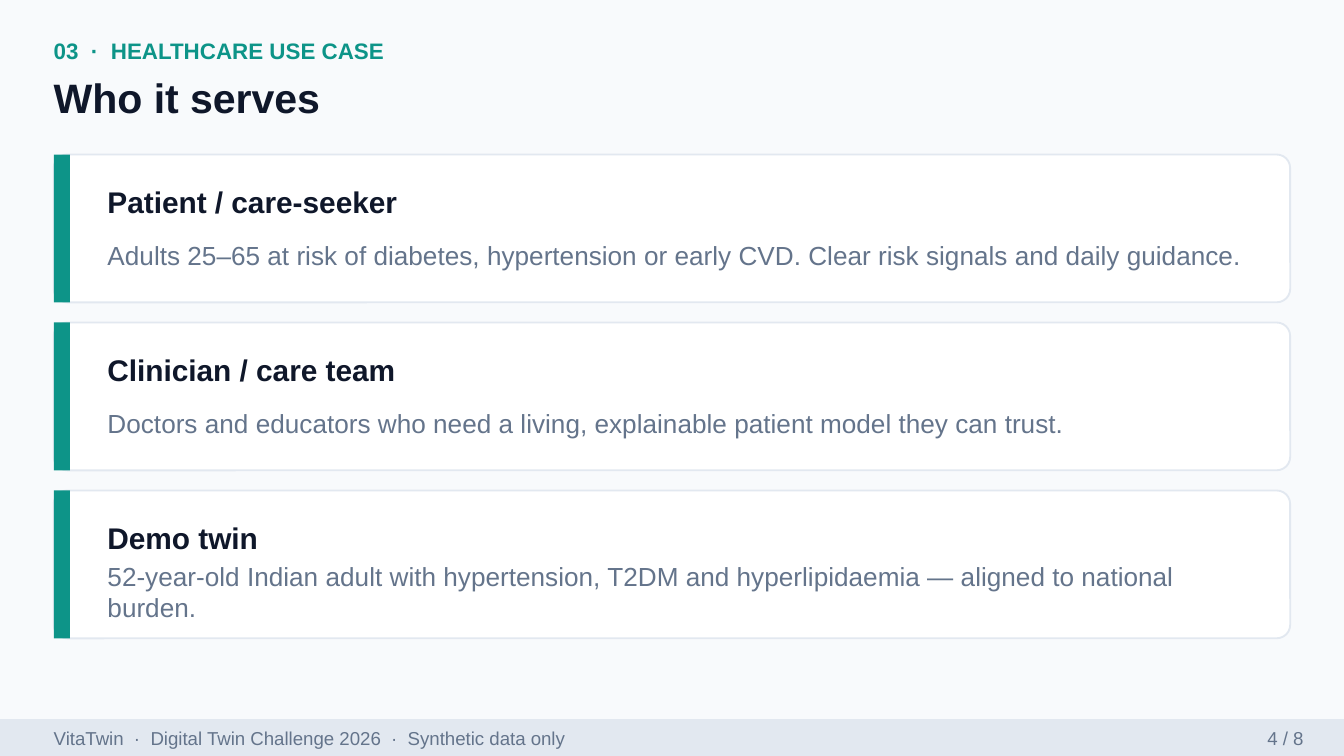
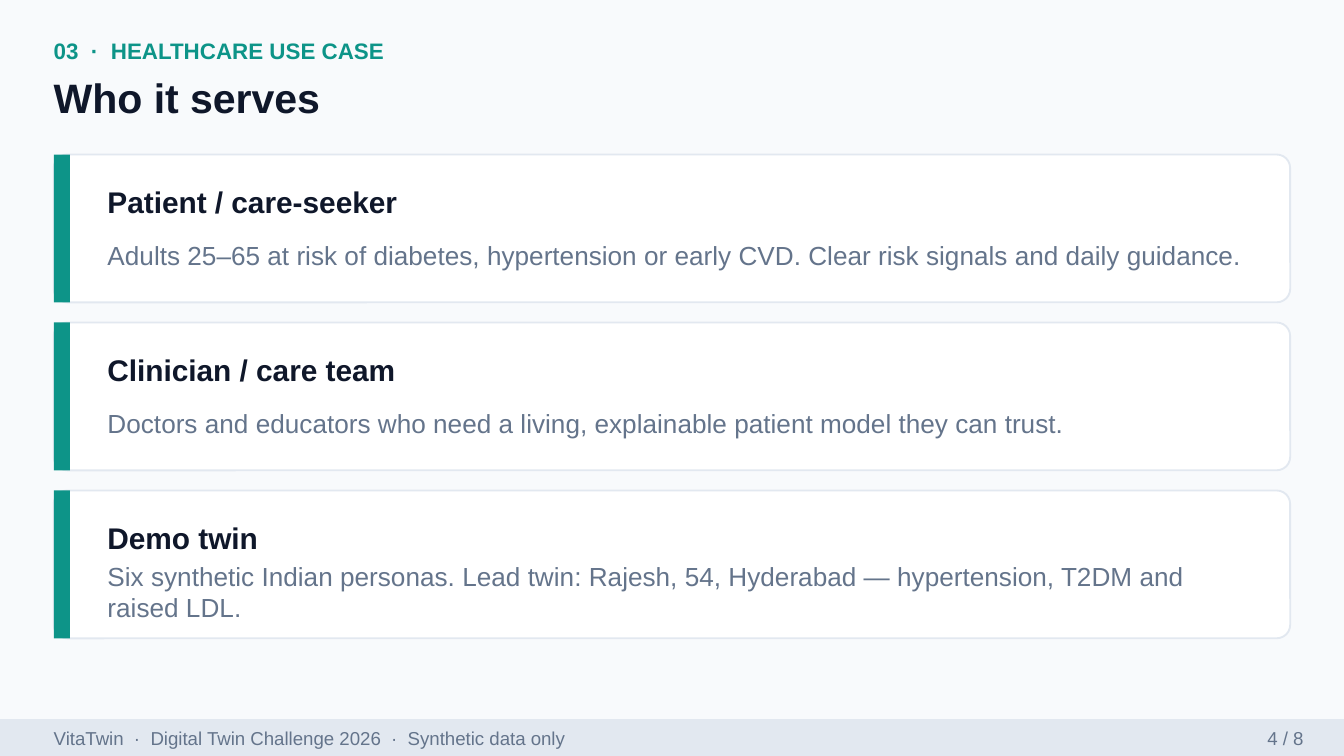
Before and after one commit to Pavan3030-pr/VitaTwin, a slide deck: slide 4 of docs/VitaTwin_Presentation.pptx. Drawn at 1344x756 pixels with LibreOffice and Linux fonts; fonts in the diff are those of the drawing. Boxes give left, top, right and bottom in pixels: in the first picture for what was removed or moved away, otherwise in the second. Text is boxed around its words. In the diff, an @@ line names an element or a change of style, - is before the commit and + after.

```diff
--- a/docs/VitaTwin_Presentation.pptx
+++ b/docs/VitaTwin_Presentation.pptx
@@ text at [107, 567, 1184, 617]: text changed @@
-52-year-old Indian adult with hypertension, T2DM and hyperlipidaemia — aligned to national burden.
+Six synthetic Indian personas. Lead twin: Rajesh, 54, Hyderabad — hypertension, T2DM and raised LDL.
```
Also in this commit, not shown: 5 other slides changed.
